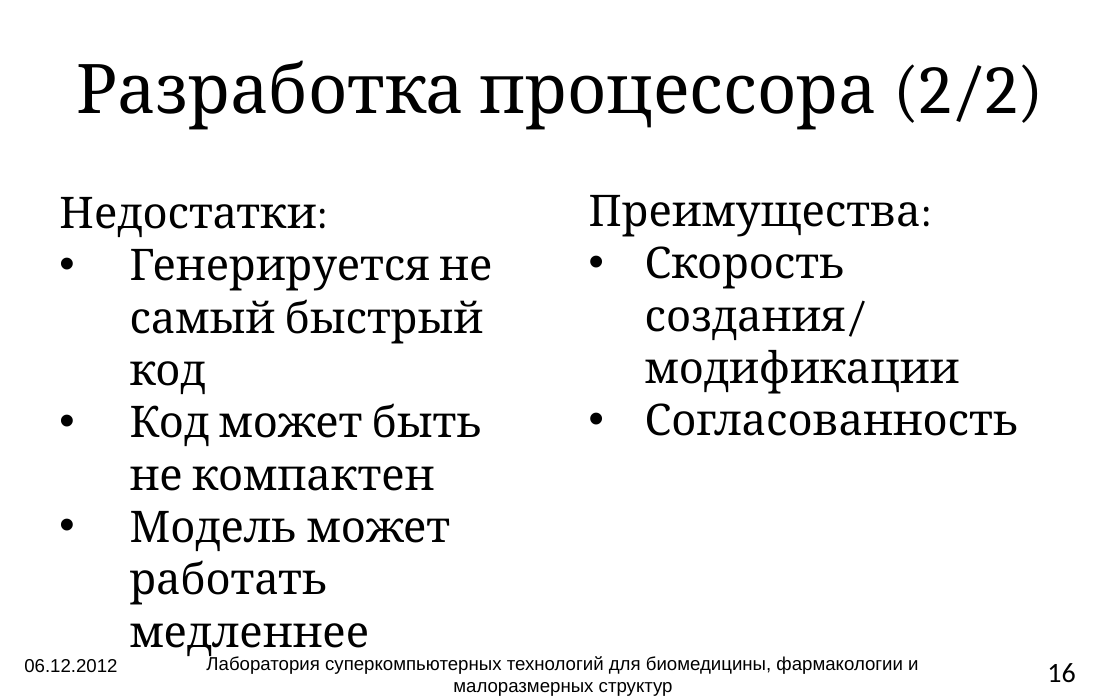
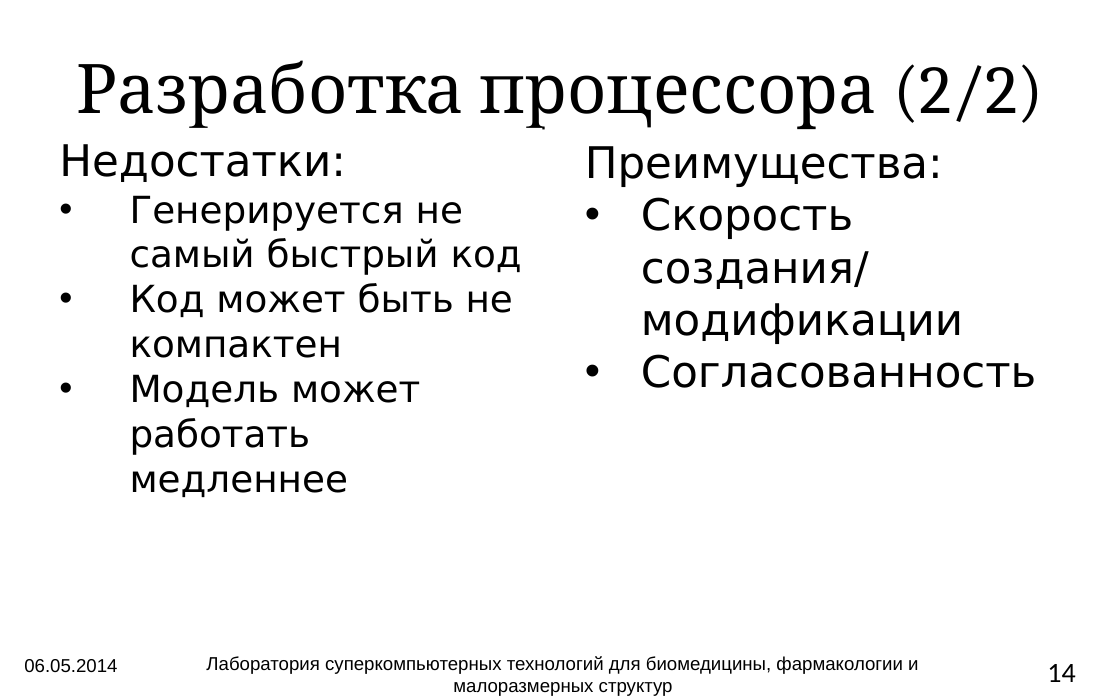
Before and after one commit to atakua/simlectures-archive, a slide deck: slide 14 of lecture12-languages/lecture12-languages.pptx (slide 16 before the commit). Drawn at 1120x697 pixels with LibreOffice and Linux fonts; fonts in the diff are those of the drawing; background and template pictures are left out. Boxes give left, top, right and bottom in pixels: in the first picture for what was removed or moved away, otherwise in the second. Text is boxed around its words. In the diff, an @@ line names an element or a change of style, - is before the commit and + after.

```diff
--- a/lecture12-languages/lecture12-languages.pptx
+++ b/lecture12-languages/lecture12-languages.pptx
@@ text "Недостатки:": place and size @@
-text "Недостатки:" at (59, 197, 492, 658)
+text "Недостатки:" at (59, 144, 522, 497)
@@ text "Недостатки:" at (59, 144, 522, 497): font Cambria to DejaVu Sans; size 28 to 24 pt in "Генерируется не самый быстрый код", "Код может быть не компактен", "Модель может работать медленнее" @@
@@ text "Преимущества:": place and size @@
-text "Преимущества:" at (589, 195, 1019, 436)
+text "Преимущества:" at (585, 146, 1036, 388)
@@ text "Преимущества:" at (585, 146, 1036, 388): font Cambria to DejaVu Sans @@
@@ text at (24, 659, 117, 673): text changed @@
-06.12.2012
+06.05.2014
@@ page number at (1047, 664, 1075, 682): text changed @@
-16
+14
```
Also in this commit, not shown: 18 other slides changed, 1 slide removed, 1 other file.
